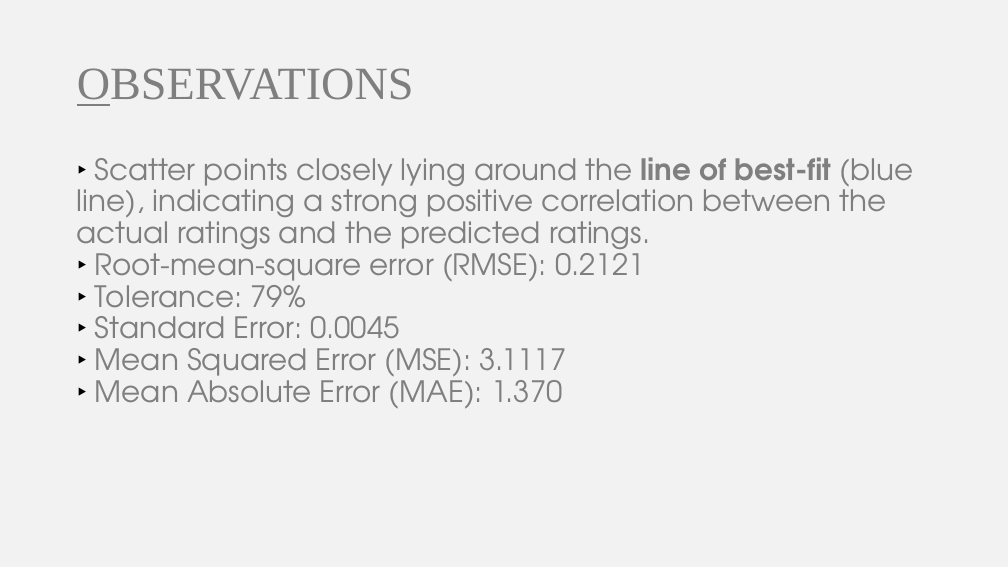
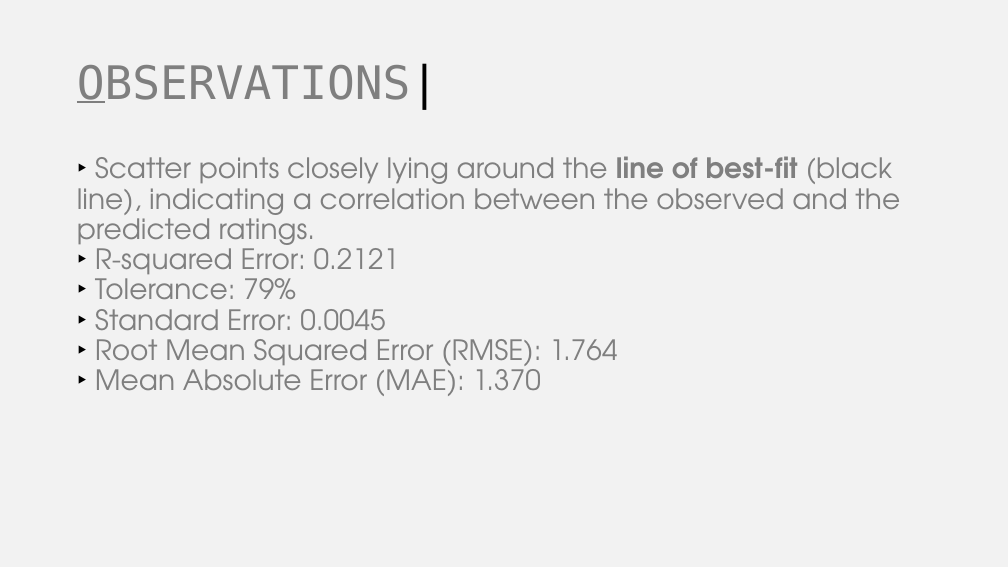
Before and after one commit to somyamohanty/Data_Dawgs, a slide deck: slide 23 of presentations/Final Presentation.pptx (slide 17 before the commit). Drawn at 1008x567 pixels with LibreOffice and Linux fonts; fonts in the diff are those of the drawing. Boxes give left, top, right and bottom in pixels: in the first picture for what was removed or moved away, otherwise in the second. Text is boxed around its words. In the diff, an @@ line names an element or a change of style, - is before the commit and + after.

```diff
--- a/presentations/Final Presentation.pptx
+++ b/presentations/Final Presentation.pptx
@@ title at <box>77,63,439,110</box>: text changed; font Times New Roman to DejaVu Sans Mono @@
-OBSERVATIONS
+OBSERVATIONS|
@@ text at <box>77,156,900,283</box>: text changed; size 21 to 20 pt @@
-‣ Scatter points closely lying around the line of best-fit (blue line), indicating a strong positive correlation between the actual ratings and the predicted ratings.
-‣ Root-mean-square error (RMSE): 0.2121
+‣ Scatter points closely lying around the line of best-fit (black line), indicating a correlation between the observed and the predicted ratings.
+‣ R-squared Error: 0.2121
@@ text at <box>95,270,541,396</box>: size 21 to 20 pt in "Tolerance: 79%", "Standard Error: 0.0045", "Mean Absolute Error (MAE): 1.370" @@
@@ text at <box>95,339,617,373</box>: text changed; size 21 to 20 pt @@
-‣ Mean Squared Error (MSE): 3.1117
+‣ Root Mean Squared Error (RMSE): 1.764
```
Also in this commit, not shown: 20 other slides changed, 17 slides added, 3 slides removed, 1 other file.
